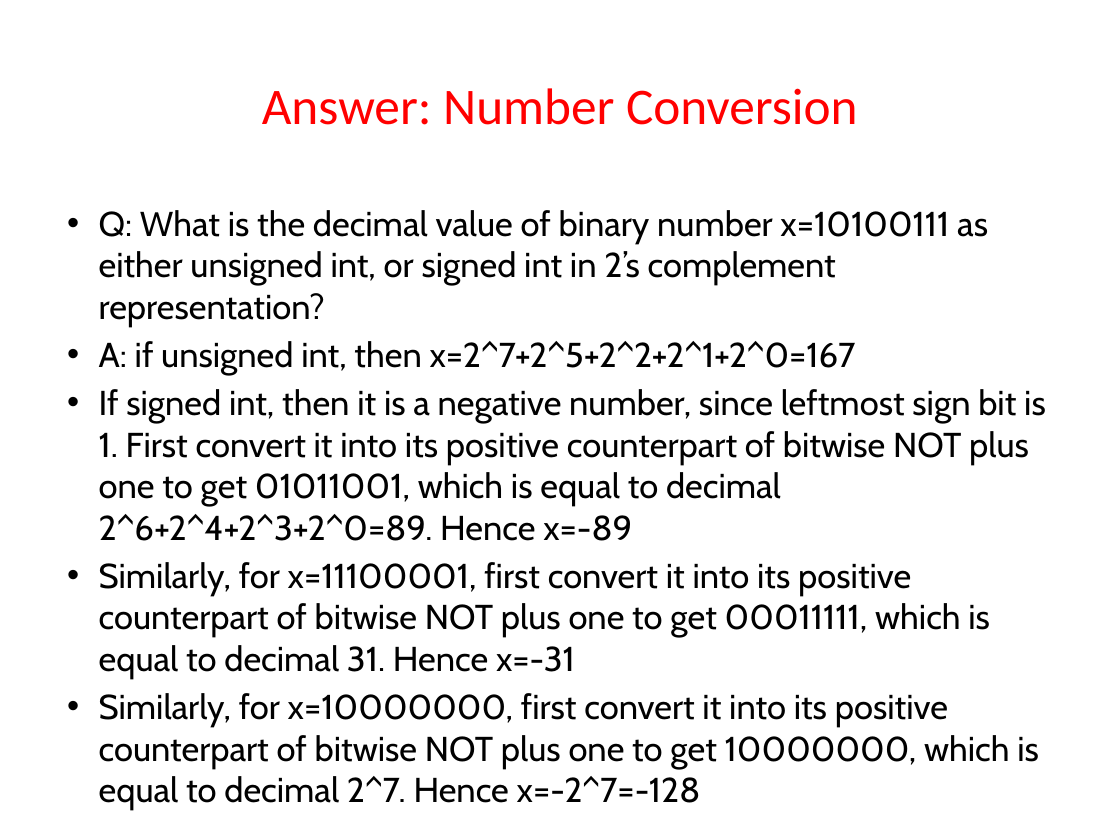
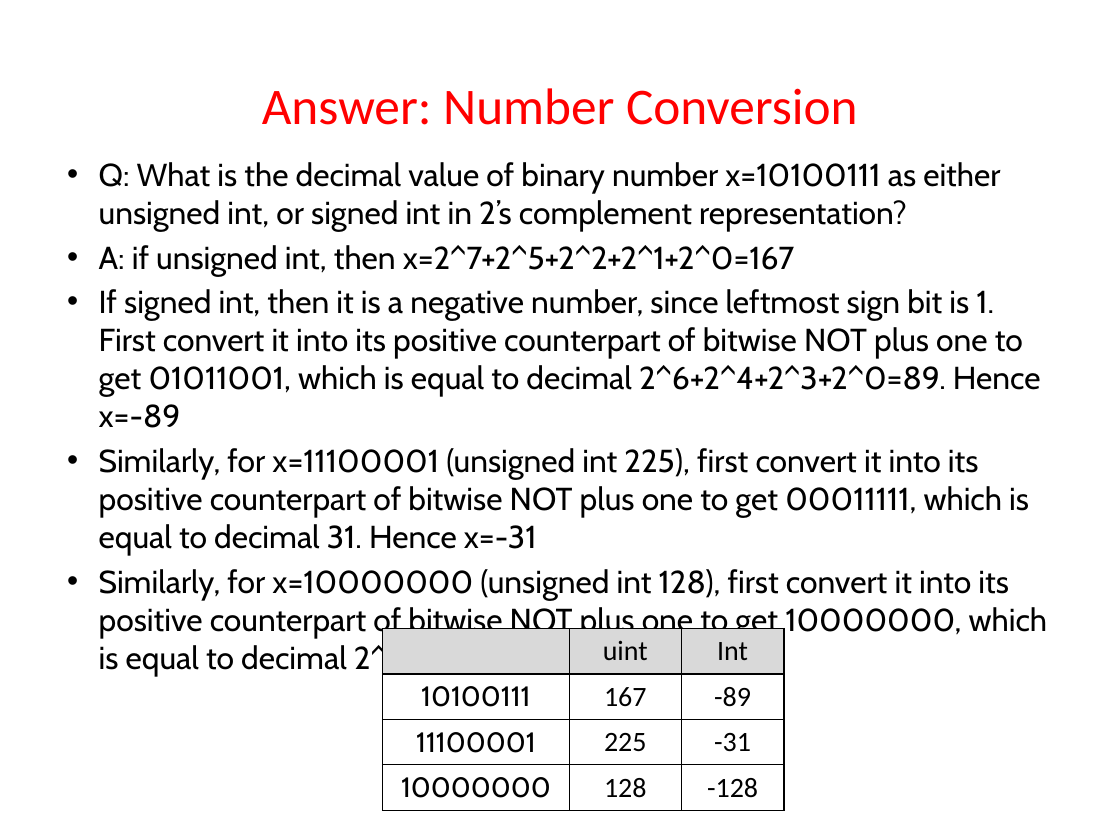
Before and after one commit to guhofstra/CSC111Fa25, a slide deck: slide 11 of PPTs/L1 Data Representation Exercises ANS.pptx. Drawn at 1120x840 pixels with LibreOffice and Linux fonts; fonts in the diff are those of the drawing. Boxes give left, top, right and bottom in pixels: in the first picture for what was removed or moved away, otherwise in the second. Text is boxed around its words. In the diff, an @@ line names an element or a change of style, - is before the commit and + after.

```diff
--- a/PPTs/L1 Data Representation Exercises ANS.pptx
+++ b/PPTs/L1 Data Representation Exercises ANS.pptx
@@ text "Q: What is the decimal ...": place and size @@
-text "Q: What is the decimal ..." at (99,210,1046,810)
+text "Q: What is the decimal ..." at (99,162,1048,639)
@@ text at (99,162,1041,428): size 22.2 to 20.4 pt in "Q: What is the decimal value of ...", "A: if unsigned int, then x=2^7+2^5+2^2+2^1+2^0=167", "If signed int, then it is a ..." @@
@@ text at (99,448,1048,639): text changed; size 22.2 to 20.4 pt @@
-• Similarly, for x=11100001, first convert it into its positive counterpart of bitwise NOT plus one to get 00011111, which is equal to decimal 31. Hence x=-31
-• Similarly, for x=10000000, first convert it into its positive counterpart of bitwise NOT plus one to get 10000000, which is equal to decimal 2^7. Hence x=-2^7=-128
+• Similarly, for x=11100001 (unsigned int 225), first convert it into its positive counterpart of bitwise NOT plus one to get 00011111, which is equal to decimal 31. Hence x=-31
+• Similarly, for x=10000000 (unsigned int 128), first convert it into its positive counterpart of bitwise NOT plus one to get 10000000, which is equal to decimal 2^7. Hence x=-2^7=-128
@@ table added at (383,628,785,810), 4 rows, 3 columns @@
+ | uint | Int
+10100111 | 167 | -89
+11100001 | 225 | -31
+10000000 | 128 | -128
```
Also in this commit, not shown: 4 other slides changed, 3 other files.
